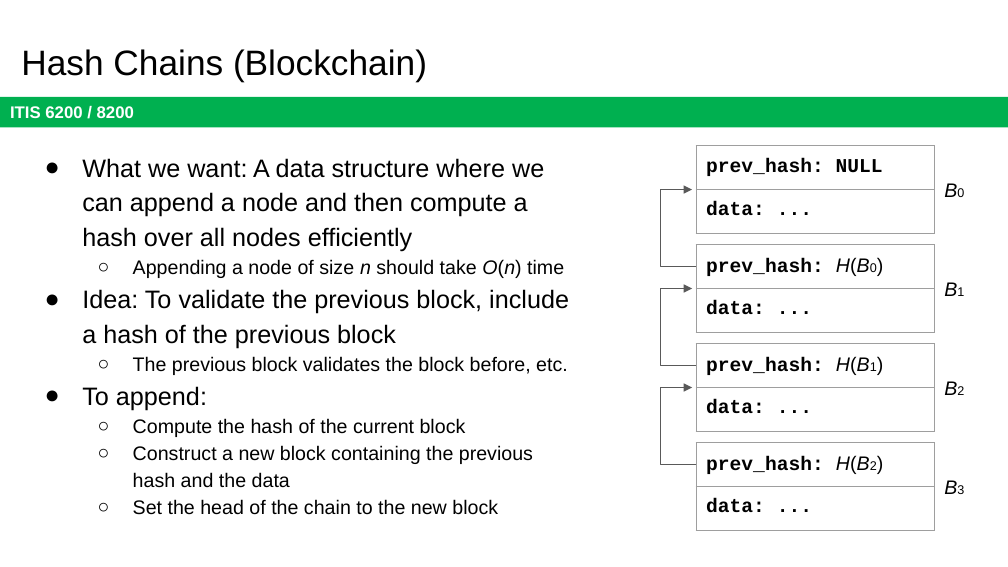
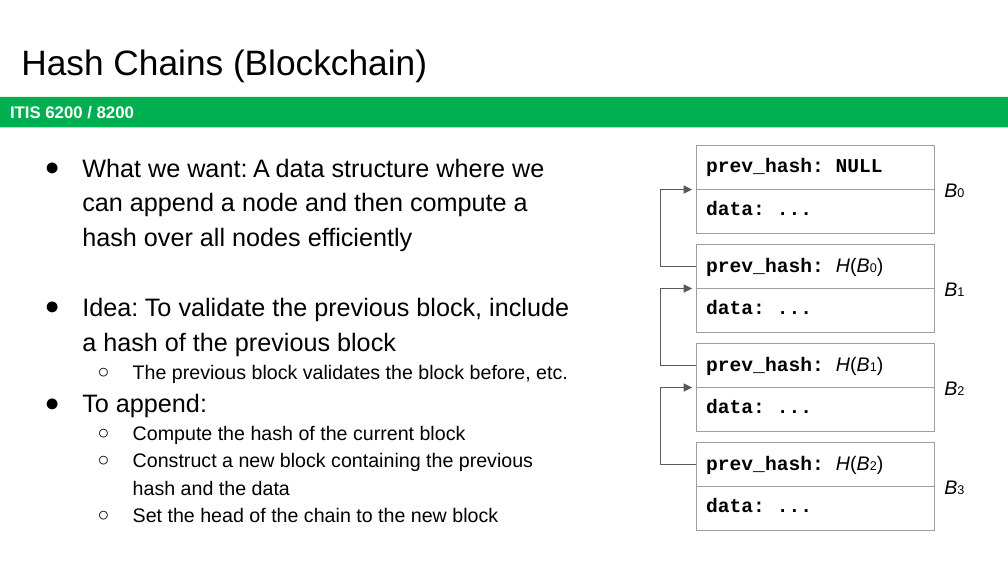
Before and after one commit to jx5c/github.io, a slide deck: slide 15 of teaching/ITIS6200/2023fa/lectures/lec08.pptx. Drawn at 1008x567 pixels with LibreOffice and Linux fonts; fonts in the diff are those of the drawing. Boxes give left, top, right and bottom in pixels: in the first picture for what was removed or moved away, otherwise in the second. Text is boxed around its words. In the diff, an @@ line names an element or a change of style, - is before the commit and + after.

```diff
--- a/teaching/ITIS6200/2023fa/lectures/lec08.pptx
+++ b/teaching/ITIS6200/2023fa/lectures/lec08.pptx
@@ text at box(133, 259, 564, 278): paragraph removed @@
-  ○ Appending a node of size n should take O(n) time
```
Also in this commit, not shown: 10 other slides changed, 2 other files.
